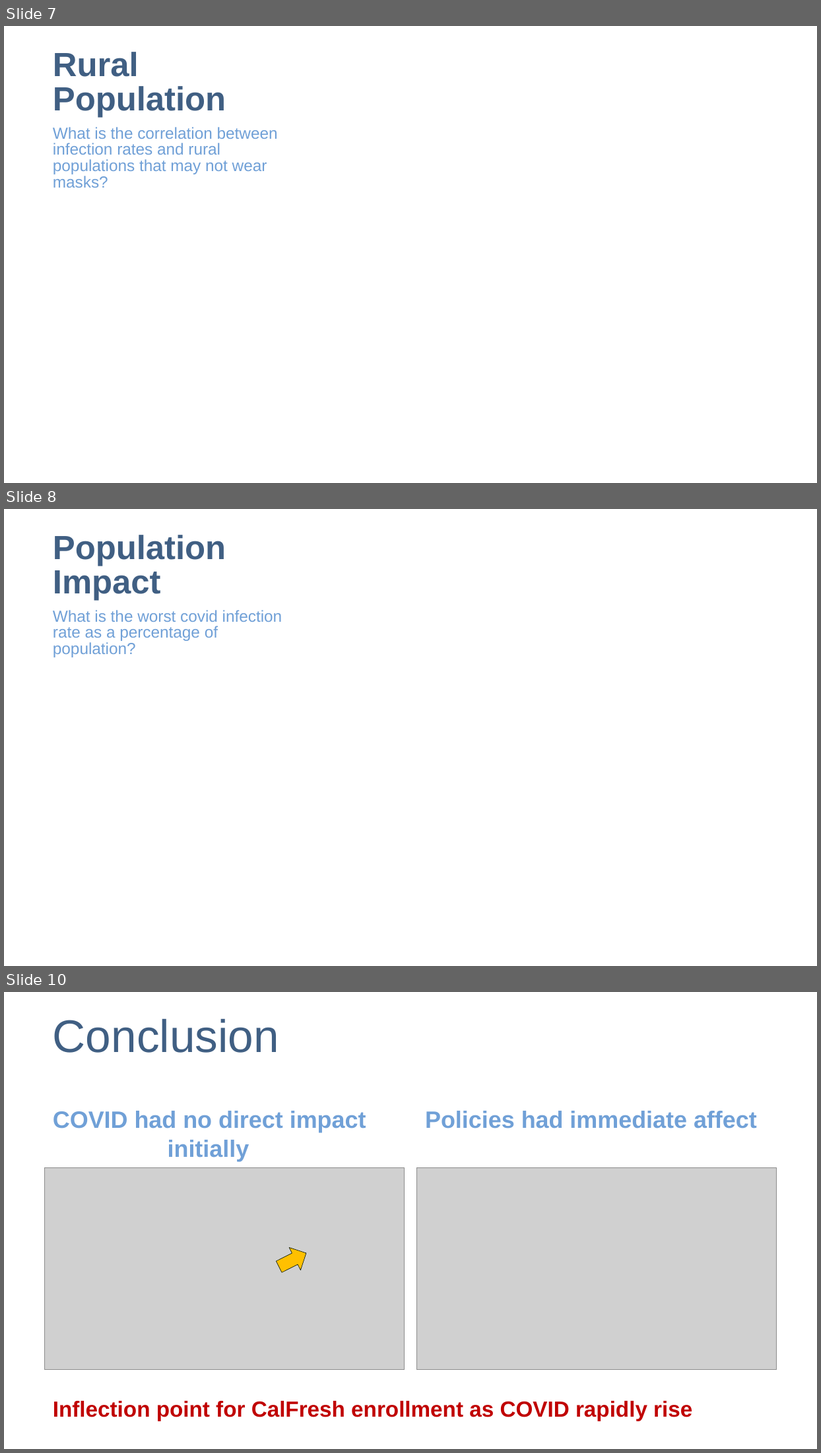
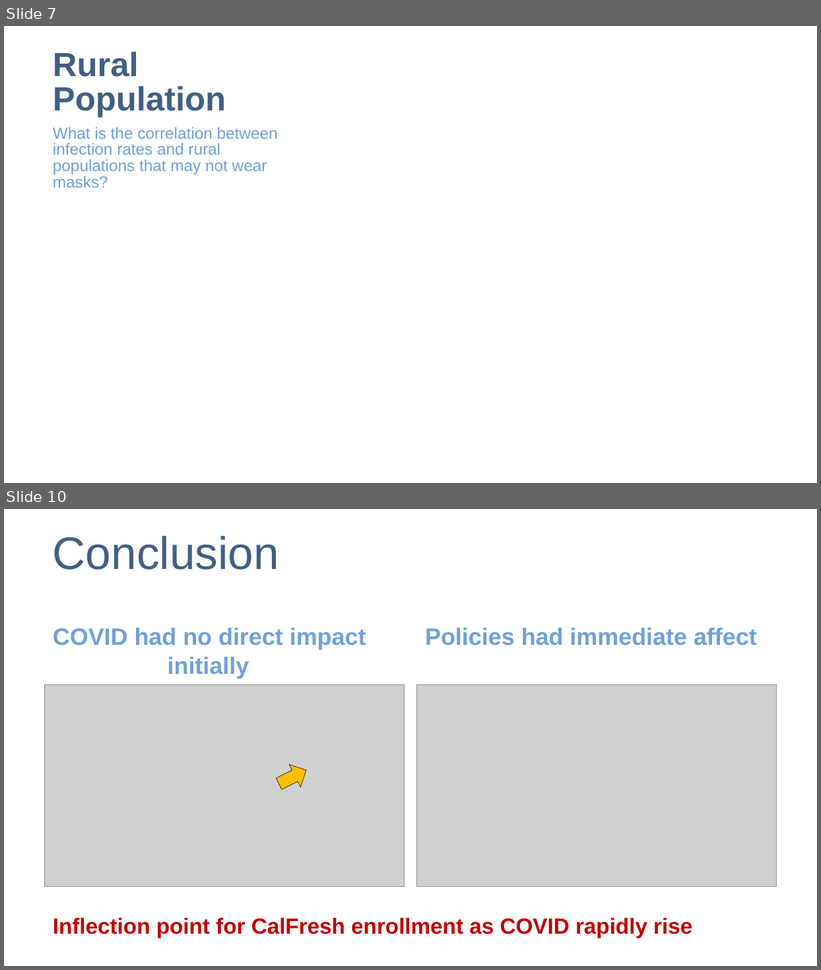
Before and after one commit to speedracer05/Covid_CalFresh, a slide deck: Presentation/Covid_CalFresh_v.01.pptx. Shown one above the other, each under a label of ours: slides 7, 8 and 10 before the commit, slides 7 and 10 after it; the slides between them are not shown. The pictures are 821x1453 and 821x970 pixels, drawn with LibreOffice and Linux fonts; fonts in the diff are those of the drawing; grey boxes stand for pictures. Boxes give left, top, right and bottom in pixels: in the first picture for what was removed or moved away, otherwise in the second. Text is boxed around its words. In the diff, an @@ line names an element or a change of style, - is before the commit and + after.

```diff
--- a/Presentation/Covid_CalFresh_v.01.pptx
+++ b/Presentation/Covid_CalFresh_v.01.pptx
@@ slide 8 removed at (4,509,817,966), background #FFFFFF @@
@@ title removed at (53,535,226,600) @@
-Population Impact
@@ text removed at (53,610,283,657) @@
-What is the worst covid infection rate as a percentage of population?
```
Also in this commit, not shown: 2 slides added, 1 other slide removed, 5 other files.
